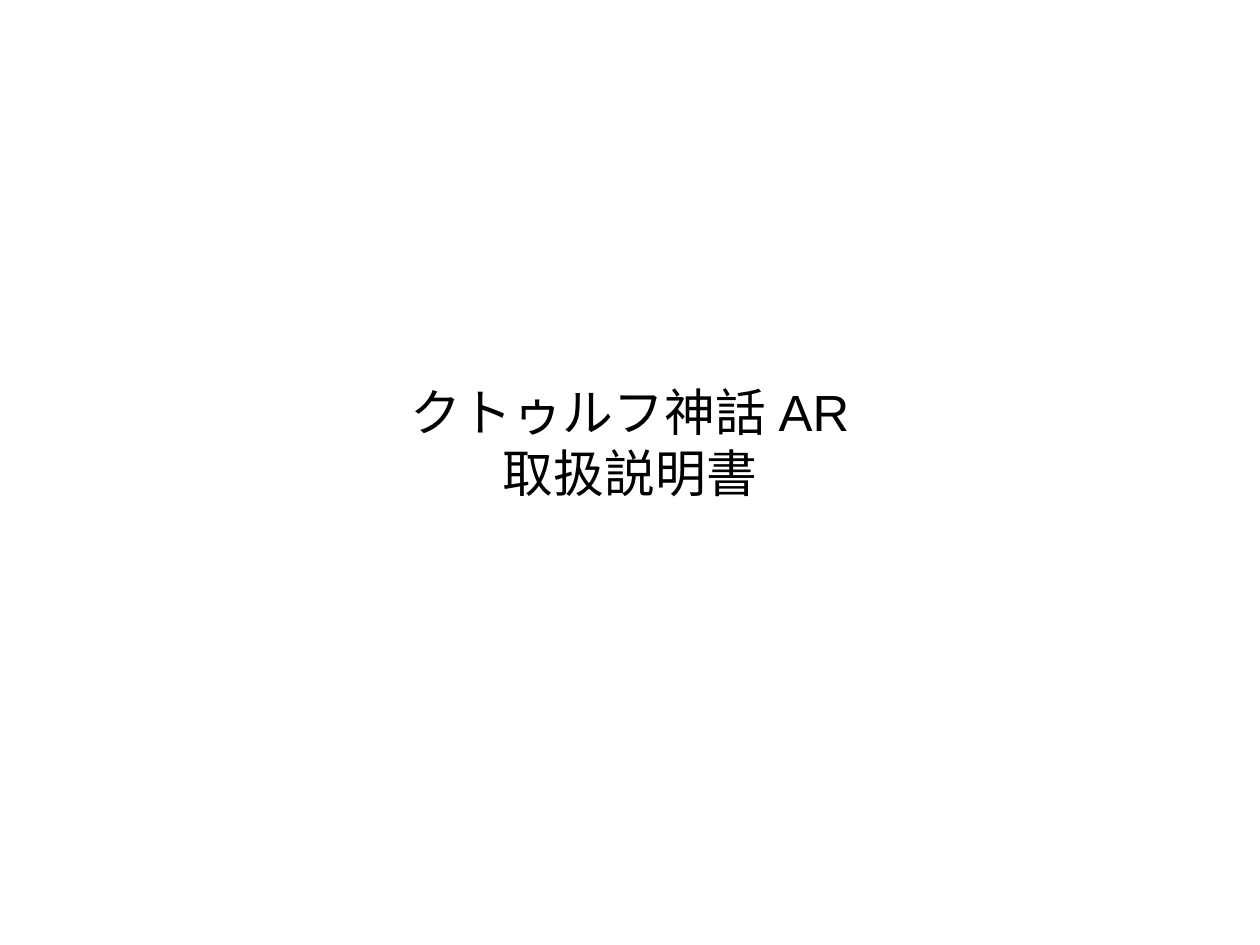
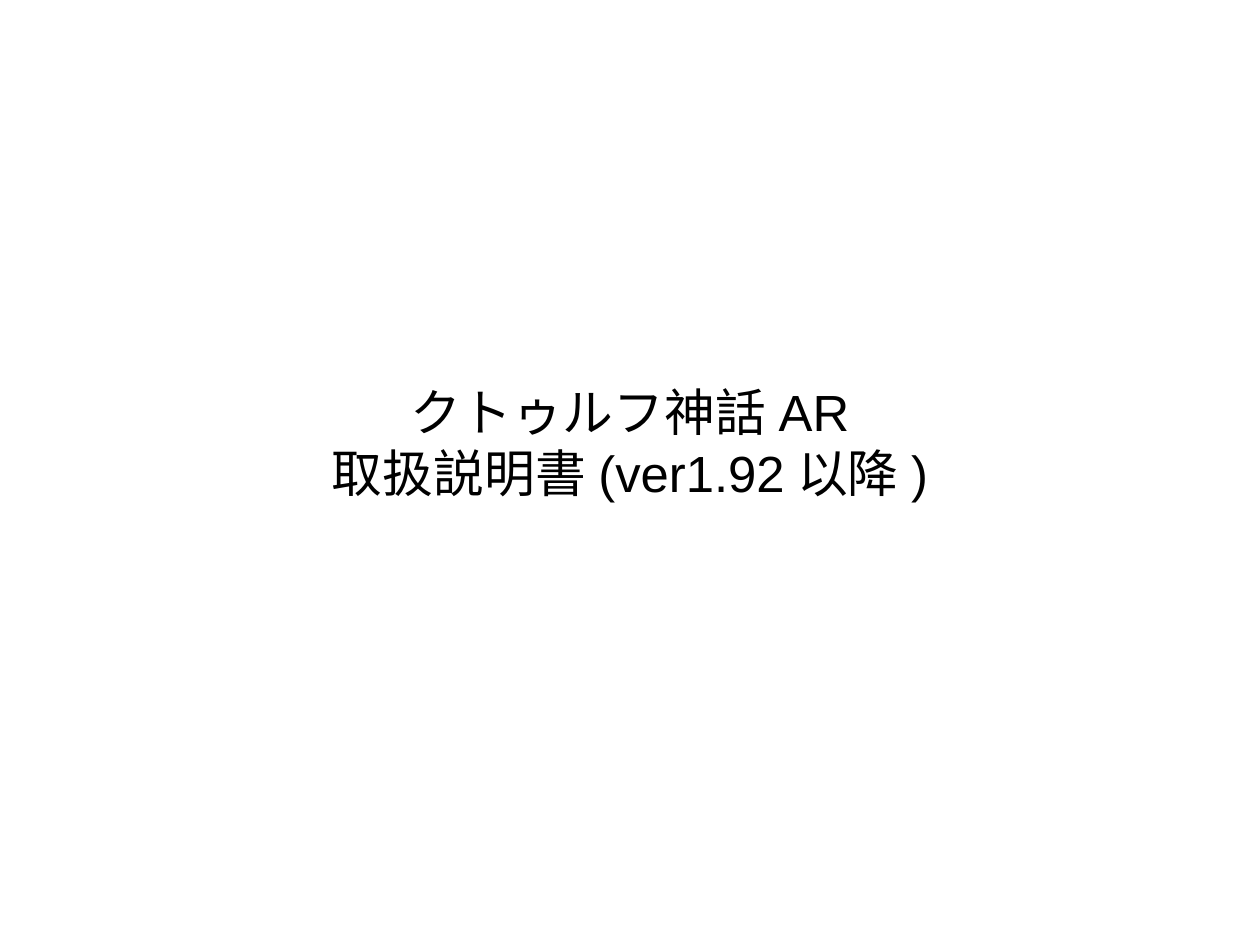
Before and after one commit to HidehiroNomoto/CoCARScenario, a slide deck: slide 1 of CoCScenario/説明書/新規 OpenDocument プレゼンテーション.odp. Drawn at 1260x945 pixels with LibreOffice and Linux fonts; fonts in the diff are those of the drawing. Boxes give left, top, right and bottom in pixels: in the first picture for what was removed or moved away, otherwise in the second. Text is boxed around its words. In the diff, an @@ line names an element or a change of style, - is before the commit and + after.

```diff
--- a/CoCScenario/説明書/新規 OpenDocument プレゼンテーション.odp
+++ b/CoCScenario/説明書/新規 OpenDocument プレゼンテーション.odp
@@ subtitle at (332, 449, 784, 502): text changed @@
-取扱説明書
+取扱説明書(ver1.92以降)
```
Also in this commit, not shown: 2 other slides changed, 1 slide added, 5 other files.
